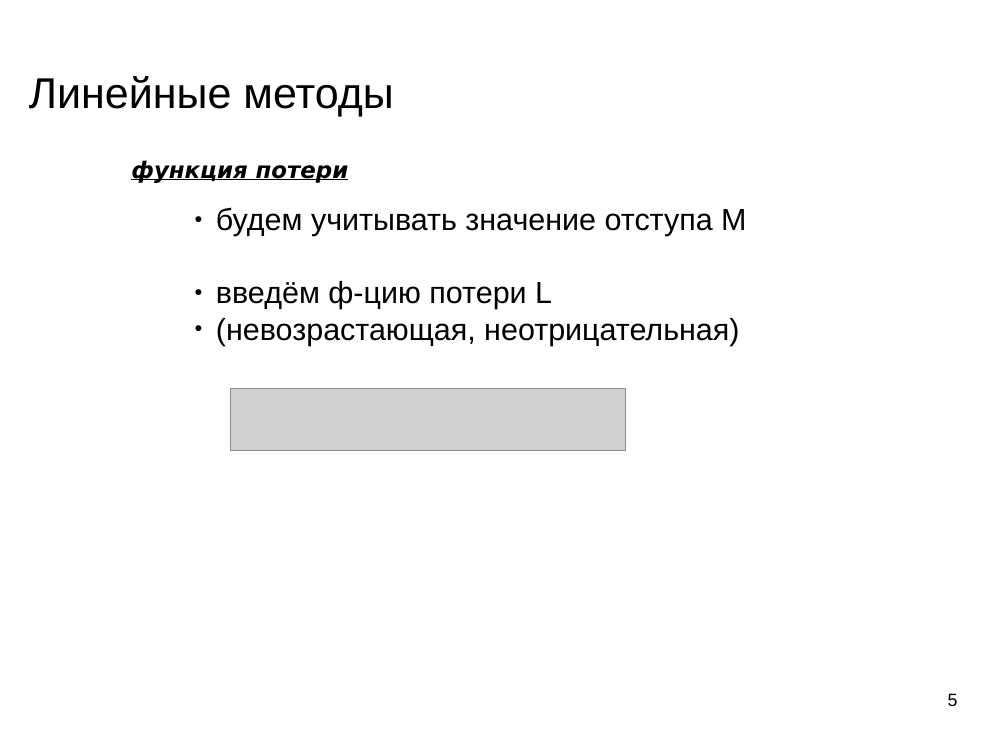
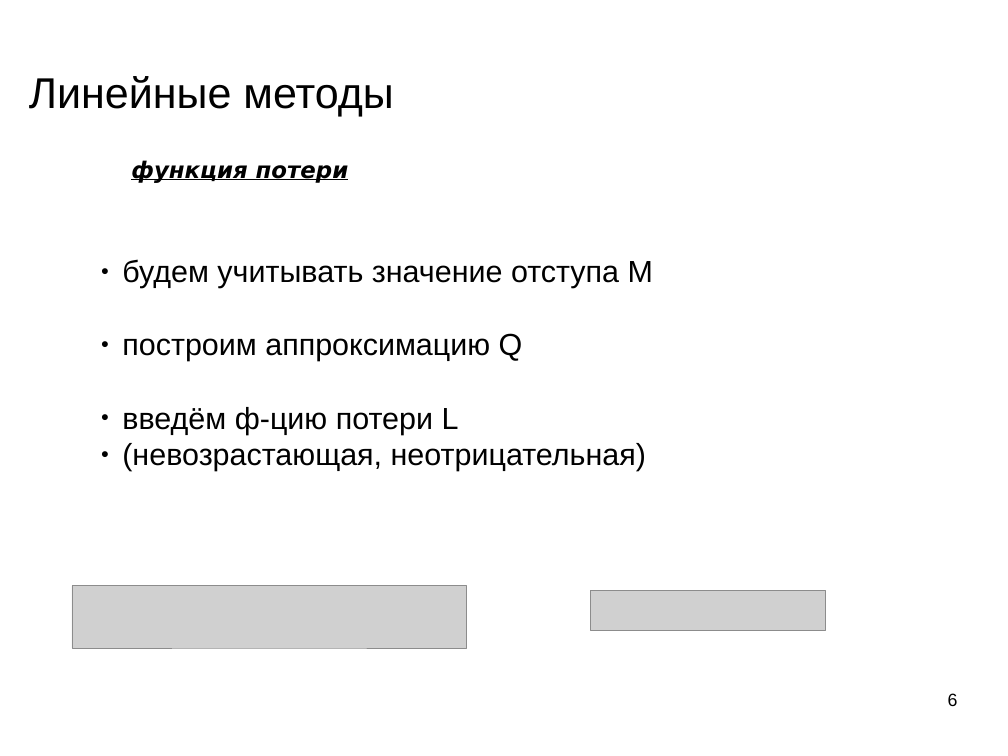
Before and after one commit to mechanoid5/ml_lectorium_legacy, a slide deck: slide 6 of 09-linear.odp (slide 5 before the commit). Drawn at 1008x756 pixels with LibreOffice and Linux fonts; fonts in the diff are those of the drawing; grey boxes stand for pictures; background and template pictures are left out. Boxes give left, top, right and bottom in pixels: in the first picture for what was removed or moved away, otherwise in the second. Text is boxed around its words. In the diff, an @@ line names an element or a change of style, - is before the commit and + after.

```diff
--- a/09-linear.odp
+++ b/09-linear.odp
@@ text "будем учитывать значение отступа M" moved from (x1=216, y1=207, x2=746, y2=346) to (x1=122, y1=259, x2=653, y2=471) @@
@@ text at (x1=122, y1=333, x2=523, y2=361): paragraph added @@
+● построим аппроксимацию Q
@@ picture moved from (x1=231, y1=389, x2=626, y2=451) to (x1=72, y1=586, x2=467, y2=649) @@
@@ picture added at (x1=591, y1=591, x2=826, y2=630) @@
@@ page number at (x1=948, y1=693, x2=958, y2=706): text changed @@
-5
+6
```
Also in this commit, not shown: 4 other slides changed, 4 slides added, 2 slides removed, 5 other files.
